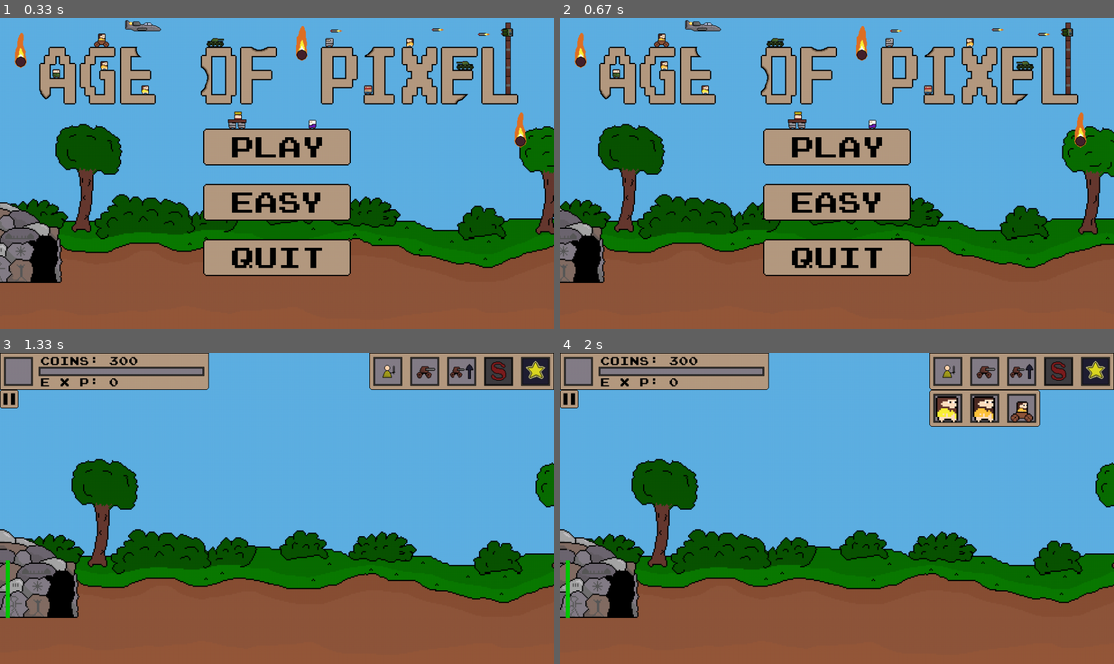
Above: before the commit, frames 1-4 (two rows, left to right).
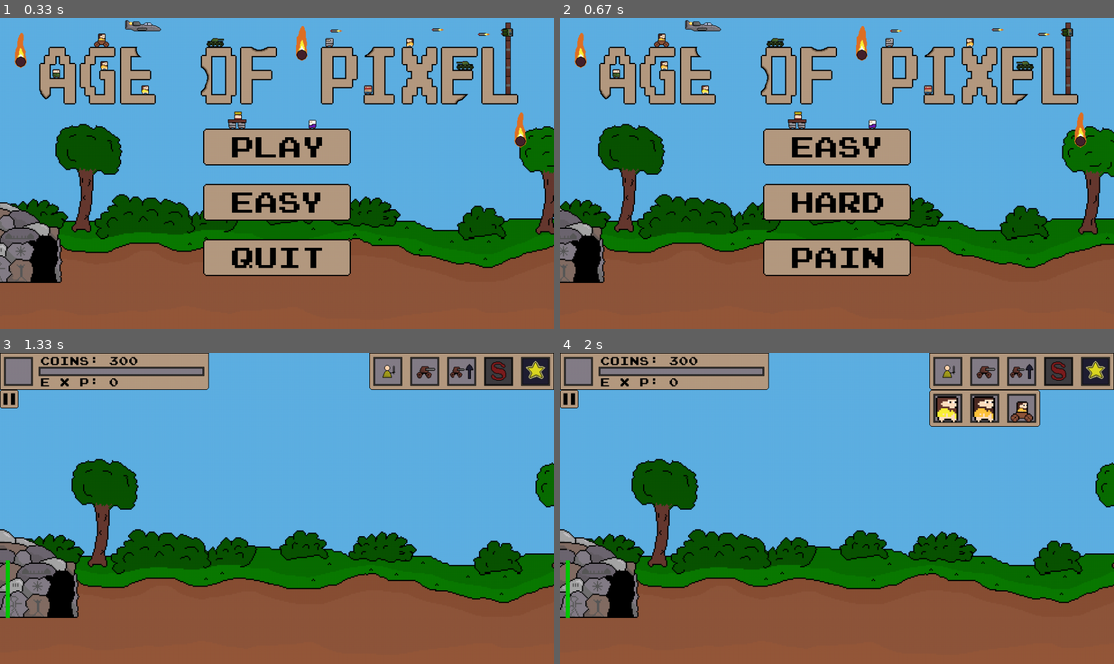
Above: after the commit, the same moments.

Repository: de-dust-enjoyer/age_of_pixel_pygame
Game: pygame game, started from main.py
Same seed, same stepped clock (60 frames per second), same inputs: the game is played once before the commit and once after it.
Inputs (mouse positions are in pixels of both pictures, inside the frame that each line leads up to):
- Up to frame 1 (0.33 s): no input
- Up to frame 2 (0.67 s): press the mouse at (814, 185) at 0.37 s; move the mouse to (914, 176) at 0.47 s; release the mouse at (1014, 164) at 0.6 s
- Up to frame 3 (1.33 s): press the mouse at (277, 483) at 0.7 s; move the mouse to (299, 455) at 0.8 s; release the mouse at (326, 427) at 0.93 s; press the mouse at (277, 483) at 1.03 s; move the mouse to (182, 458) at 1.13 s; release the mouse at (88, 433) at 1.27 s
- Up to frame 4 (2 s): press the mouse at (986, 371) at 1.37 s; move the mouse to (981, 464) at 1.47 s; release the mouse at (981, 558) at 1.6 s; click (947, 371) at 1.72 s

Frame 1 is identical in both runs. In frame 2, 1.1% of the frame differs, in the area x 41-59%, y 38-81%; in frame 3, less than 0.1%; in frame 4, less than 0.1%.

Commit message:
added menu to choose difficulty

Diff:
--- a/main.py
+++ b/main.py
@@ -29,6 +29,7 @@
 		self.game_won = False
 		self.game_over = False
 		self.main_menu = True
+		self.choosing_difficulty = False
 
 		self.difficulty = "easy"
 
@@ -694,16 +695,35 @@
 		self.calc_game_state()
 
 		# buttons
-		if not self.clicked:
-			if self.menu_button_play_rect.collidepoint(self.mouse_pos) and pygame.mouse.get_pressed()[0]:
-				self.reset_everything(False)
-
-			elif self.menu_button_difficulty_rect.collidepoint(self.mouse_pos) and pygame.mouse.get_pressed()[0]:
-				self.clicked = True
-
-			elif self.menu_button_quit_rect.collidepoint(self.mouse_pos) and pygame.mouse.get_pressed()[0]:
-				pygame.quit()
-				sys.exit()
+		if not self.choosing_difficulty:
+			if not self.clicked:
+				if self.menu_button_play_rect.collidepoint(self.mouse_pos) and pygame.mouse.get_pressed()[0]:
+					self.reset_everything(False)
+
+				elif self.menu_button_difficulty_rect.collidepoint(self.mouse_pos) and pygame.mouse.get_pressed()[0]:
+					self.clicked = True
+					self.choosing_difficulty = True
+
+				elif self.menu_button_quit_rect.collidepoint(self.mouse_pos) and pygame.mouse.get_pressed()[0]:
+					pygame.quit()
+					sys.exit()
+		else:
+			if not self.clicked:
+				if self.menu_button_play_rect.collidepoint(self.mouse_pos) and pygame.mouse.get_pressed()[0]:
+					self.difficulty = "easy"
+					self.clicked = True
+					self.choosing_difficulty = False
+
+				elif self.menu_button_difficulty_rect.collidepoint(self.mouse_pos) and pygame.mouse.get_pressed()[0]:
+					self.difficulty = "hard"
+					self.clicked = True
+					self.choosing_difficulty = False
+
+				elif self.menu_button_quit_rect.collidepoint(self.mouse_pos) and pygame.mouse.get_pressed()[0]:
+					self.difficulty = "pain"
+					self.clicked = True
+					self.choosing_difficulty = False
+				print(self.difficulty)
 
 
 		# scenery
@@ -744,20 +764,36 @@
 		turret.draw()
 
 		self.screen.blit(self.ui_main_menu, (0,0))
-		if not self.menu_button_play_rect.collidepoint(self.mouse_pos):
-			self.render_text("play", self.font_50, (0,0,0), (self.menu_button_play_rect.x + 47, self.menu_button_play_rect.y ))
+		if not self.choosing_difficulty:
+			if not self.menu_button_play_rect.collidepoint(self.mouse_pos):
+				self.render_text("play", self.font_50, (0,0,0), (self.menu_button_play_rect.x + 47, self.menu_button_play_rect.y ))
+			else:
+				self.render_text("play", self.font_50, (80,80,80), (self.menu_button_play_rect.x + 47, self.menu_button_play_rect.y ))
+
+			if not self.menu_button_difficulty_rect.collidepoint(self.mouse_pos):
+				self.render_text(self.difficulty, self.font_50, (0,0,0), (self.menu_button_difficulty_rect.x + 47, self.menu_button_difficulty_rect.y))
+			else:
+				self.render_text(self.difficulty, self.font_50, (80,80,80), (self.menu_button_difficulty_rect.x + 47, self.menu_button_difficulty_rect.y))
+
+			if not self.menu_button_quit_rect.collidepoint(self.mouse_pos):
+				self.render_text("quit", self.font_50, (0,0,0), (self.menu_button_quit_rect.x + 47, self.menu_button_quit_rect.y))
+			else:
+				self.render_text("quit", self.font_50, (80,80,80), (self.menu_button_quit_rect.x + 47, self.menu_button_quit_rect.y))
 		else:
-			self.render_text("play", self.font_50, (80,80,80), (self.menu_button_play_rect.x + 47, self.menu_button_play_rect.y ))
-
-		if not self.menu_button_difficulty_rect.collidepoint(self.mouse_pos):
-			self.render_text(self.difficulty, self.font_50, (0,0,0), (self.menu_button_difficulty_rect.x + 47, self.menu_button_difficulty_rect.y))
-		else:
-			self.render_text(self.difficulty, self.font_50, (80,80,80), (self.menu_button_difficulty_rect.x + 47, self.menu_button_difficulty_rect.y))
-
-		if not self.menu_button_quit_rect.collidepoint(self.mouse_pos):
-			self.render_text("quit", self.font_50, (0,0,0), (self.menu_button_quit_rect.x + 47, self.menu_button_quit_rect.y))
-		else:
-			self.render_text("quit", self.font_50, (80,80,80), (self.menu_button_quit_rect.x + 47, self.menu_button_quit_rect.y))
+			if not self.menu_button_play_rect.collidepoint(self.mouse_pos):
+				self.render_text("easy", self.font_50, (0,0,0), (self.menu_button_play_rect.x + 47, self.menu_button_play_rect.y ))
+			else:
+				self.render_text("easy", self.font_50, (80,80,80), (self.menu_button_play_rect.x + 47, self.menu_button_play_rect.y ))
+
+			if not self.menu_button_difficulty_rect.collidepoint(self.mouse_pos):
+				self.render_text("hard", self.font_50, (0,0,0), (self.menu_button_difficulty_rect.x + 47, self.menu_button_difficulty_rect.y))
+			else:
+				self.render_text("hard", self.font_50, (80,80,80), (self.menu_button_difficulty_rect.x + 47, self.menu_button_difficulty_rect.y))
+
+			if not self.menu_button_quit_rect.collidepoint(self.mouse_pos):
+				self.render_text("pain", self.font_50, (0,0,0), (self.menu_button_quit_rect.x + 47, self.menu_button_quit_rect.y))
+			else:
+				self.render_text("pain", self.font_50, (80,80,80), (self.menu_button_quit_rect.x + 47, self.menu_button_quit_rect.y))
 
 
 		self.display.blit(self.resize_screen(), (0,0))
